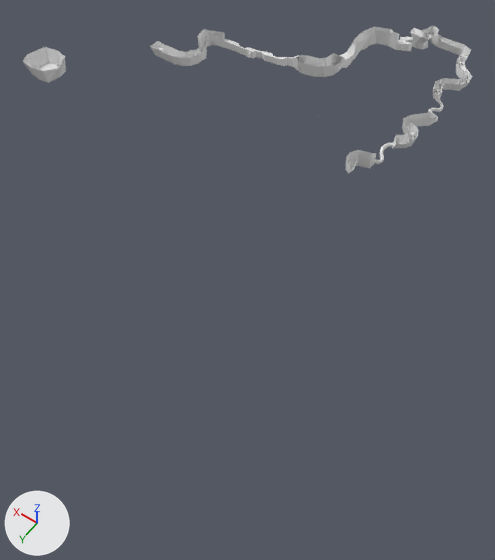
Two versions of the Blender file test/desmos-plane-2/assets/even_better_assets.blend, one commit apart.
Before and after are seen from a camera (50 mm lens) standing at (-272.0, 283.0, 255.0) and looking at (-106.0, 51.0, -109.0). The axes (+X, +Y, +Z) are drawn at lower left. The lights are the same throughout.

The first picture shows 'canyon_1', 'canyon_18', 'canyon_3', 'canyon_4', 'canyon_5', 'menu_scene'.
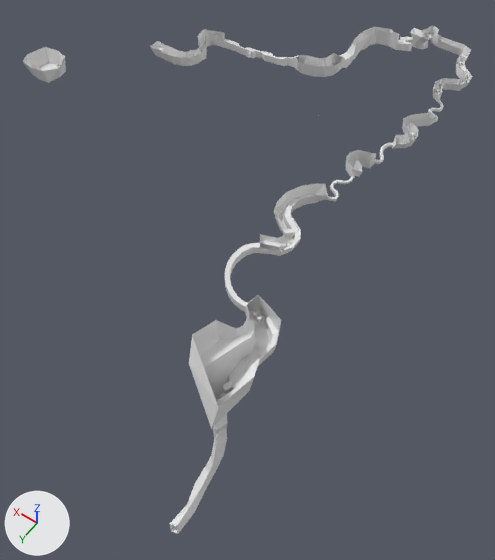
What the commit changed:
Mesh me_cube_085 is new.
It has 40 vertices, 36 faces and spans x -24.0..-13.7, y 131.9..187.7, z -109.7..-25.1.
Mesh me_cube_079 is new.
It has 80 vertices, 39 faces and spans x -37.2..-1.1, y 115.3..159.4, z -28.7..16.9.
Mesh me_cube_077 is new.
It has 191 vertices, 105 faces and spans x -33.5..-0.6, y 91.0..121.5, z -12.4..9.0.
Mesh me_cube_075 is new.
It has 96 vertices, 41 faces and spans x -1.0..18.7, y 80.3..96.6, z -6.0..0.5.
Mesh me_cube_073 is new.
It has 84 vertices, 43 faces and spans x 4.2..20.3, y 53.3..82.2, z -5.1..7.7.
Mesh me_cube_071 is new.
It has 108 vertices, 66 faces and spans x -6.4..8.9, y 34.8..62.8, z -0.2..7.7.
Mesh me_cube_045 is new.
It has 55 vertices, 42 faces and spans x 0.2..20.2, y 1.0..44.0, z -0.3..7.7.
Mesh me_cube_024 is new.
It has 76 vertices, 36 faces and spans x -3.54..3.54, y -4.64..4.64, z -1.88..2.1.
Mesh me_cube_020 is new.
It has 64 vertices, 30 faces and spans x 0.47..7.16, y 6.03..15.28, z -2.98..0.17.
Object 'canyon_18' (ob_canyon_18) moves from (-151.8, -22.5, -32.1) to (-144.6, -4.0, -35.2).
Object 'canyon_27' (ob_canyon_27) is new; it shows me_cube_085.
Its location is (-142.5, 14.7, -38.2).
It gains a TRIANGULATE modifier named 'Triangulate'.
Modifier setting: quad_method = 'BEAUTY'.
Object 'canyon_26' (ob_canyon_26) is new; it shows me_cube_079.
Its location is (-142.5, 14.7, -38.2).
It gains a TRIANGULATE modifier named 'Triangulate'.
Modifier setting: quad_method = 'BEAUTY'.
Object 'canyon_25' (ob_canyon_25) is new; it shows me_cube_077.
Its location is (-142.5, 14.7, -38.2).
It gains a TRIANGULATE modifier named 'Triangulate'.
Modifier setting: quad_method = 'BEAUTY'.
Object 'canyon_24' (ob_canyon_24) is new; it shows me_cube_075.
Its location is (-142.5, 14.7, -38.2).
It gains a TRIANGULATE modifier named 'Triangulate'.
Modifier setting: quad_method = 'BEAUTY'.
Object 'canyon_23' (ob_canyon_23) is new; it shows me_cube_073.
Its location is (-142.5, 14.7, -38.2).
It gains a TRIANGULATE modifier named 'Triangulate'.
Modifier setting: quad_method = 'BEAUTY'.
Object 'canyon_22' (ob_canyon_22) is new; it shows me_cube_071.
Its location is (-142.5, 14.7, -38.2).
It gains a TRIANGULATE modifier named 'Triangulate'.
Modifier setting: quad_method = 'BEAUTY'.
Object 'canyon_21' (ob_canyon_21) is new; it shows me_cube_045.
Its location is (-142.5, 14.7, -38.2).
It gains a TRIANGULATE modifier named 'Triangulate'.
Modifier setting: quad_method = 'BEAUTY'.
Object 'canyon_20' (ob_canyon_20) is new; it shows me_cube_024.
Its location is (-142.5, 14.7, -38.2).
It gains a TRIANGULATE modifier named 'Triangulate'.
Modifier setting: quad_method = 'BEAUTY'.
Object 'canyon_19' (ob_canyon_19) is new; it shows me_cube_020.
Its location is (-144.6, -4.0, -35.2).
It gains a TRIANGULATE modifier named 'Triangulate'.
Modifier setting: quad_method = 'BEAUTY'.

Boxes (x1, y1, x2, y2) around the edits, measured in the pictures (495 x 560 px):
'canyon_26', added
    after: (189, 320, 257, 429)
'canyon_25', added
    after: (236, 295, 281, 370)
'canyon_27', added
    after: (170, 390, 228, 534)
'canyon_21', added
    after: (274, 184, 328, 230)
'canyon_22', added
    after: (267, 218, 301, 256)
'canyon_23', added
    after: (226, 234, 275, 273)
'canyon_24', added
    after: (225, 268, 242, 308)
'canyon_18', moved
    before: (346, 161, 357, 174)
    after: (345, 160, 362, 184)
'canyon_20', added
    after: (328, 188, 339, 202)
'canyon_19', added
    after: (330, 180, 345, 189)
